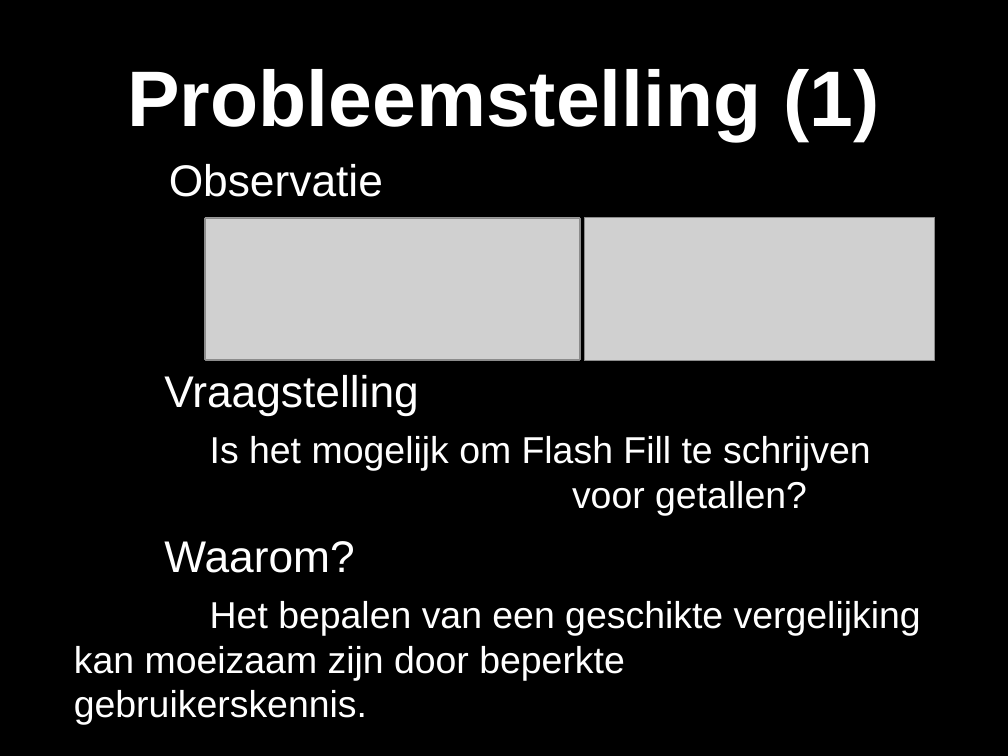
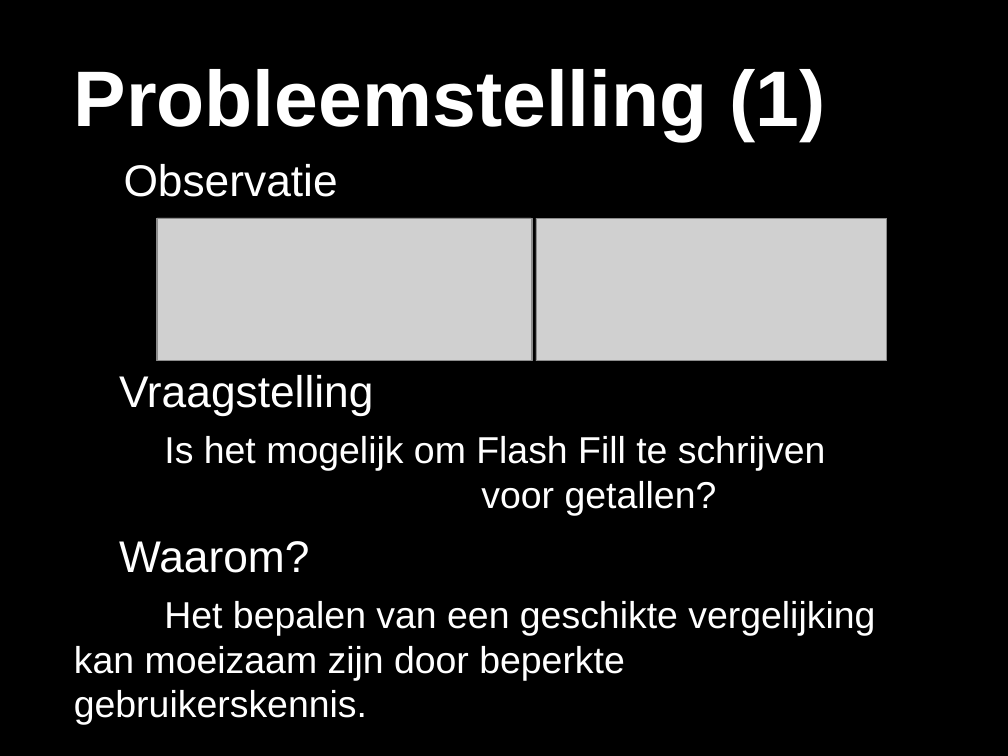
Before and after one commit to TomDeGroote/Bachelorproef, a slide deck: slide 2 of Probleemstelling/Presentatie/ProbleemstellingV3.pptx. Drawn at 1008x756 pixels with LibreOffice and Linux fonts; fonts in the diff are those of the drawing; grey boxes stand for pictures. Boxes give left, top, right and bottom in pixels: in the first picture for what was removed or moved away, otherwise in the second. Text is boxed around its words. In the diff, an @@ line names an element or a change of style, - is before the commit and + after.

```diff
--- a/Probleemstelling/Presentatie/ProbleemstellingV3.pptx
+++ b/Probleemstelling/Presentatie/ProbleemstellingV3.pptx
@@ title "Probleemstelling (1)" at (74, 69, 825, 141): alignment centre to left @@
@@ text "Observatie": place and size @@
-text "Observatie" at (169, 164, 383, 197)
+text "Observatie" at (124, 164, 338, 197)
@@ 8 pictures: place and size @@
-8 pictures at (204, 217, 934, 360)
+8 pictures at (156, 218, 886, 361)
@@ text "Vraagstelling" rewrapped from (74, 375, 921, 725) to (74, 375, 875, 725) @@
```
Also in this commit, not shown: 2 other slides changed.
